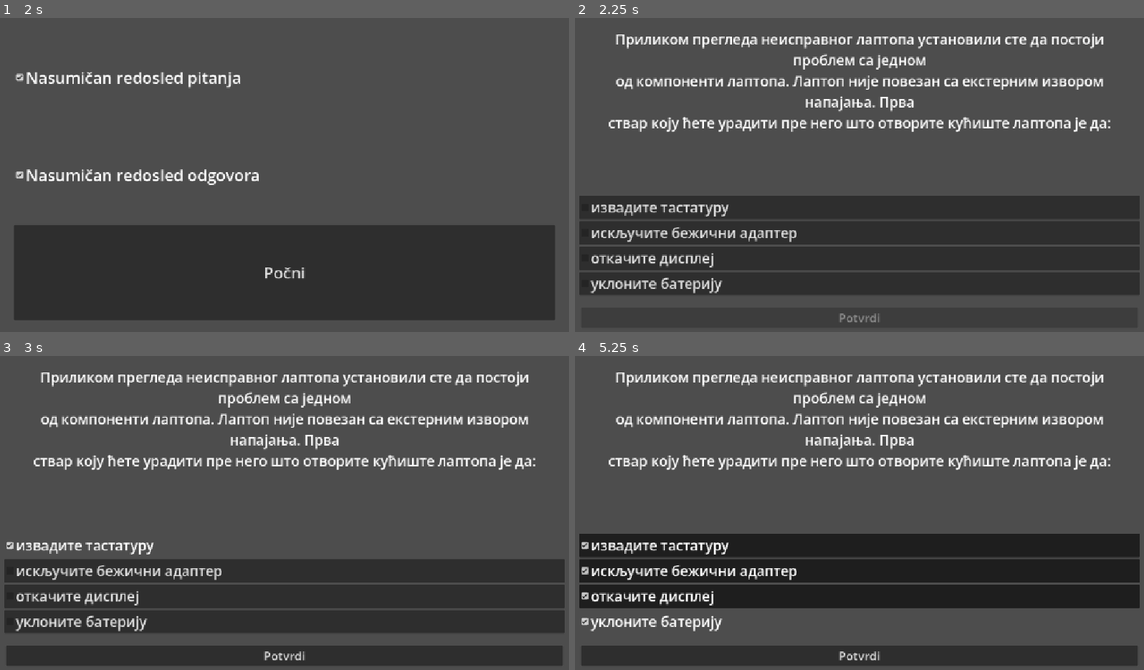
Above: before the commit, frames 1-4 (two rows, left to right).
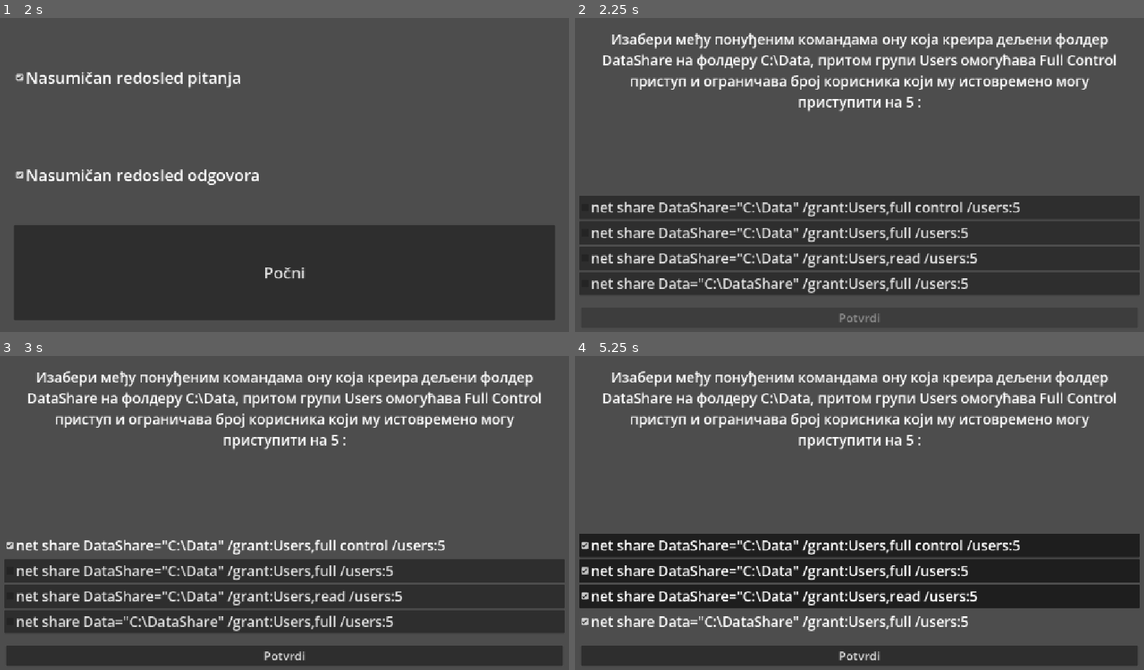
Above: after the commit, the same moments.

Repository: relja-stojanovic/matura
Game: Godot game, scene res://main_menu/main_menu.tscn
Two runs of this game, one before a commit and one after it. Both use one fixed random seed, a clock stepped at 60 frames per second and the inputs below.
Inputs:
- Up to frame 1 (2 s): click "Nasumičan redosled pitanja" at 0.5 s; click "Nasumičan redosled odgovora" at 1.25 s
- Up to frame 2 (2.25 s): click "Počni" at 2 s
- Up to frame 3 (3 s): click "извадите тастатуру" (after the commit: "net share DataShare='C:\Data'…") at 2.75 s
- Up to frame 4 (5.25 s): click "искључите бежични адаптер" (after the commit: "net share DataShare='C:\Data'…") at 3.5 s; click "откачите дисплеј" (after the commit: "net share DataShare='C:\Data'…") at 4.25 s; click "уклоните батерију" (after the commit: "net share Data='C:\DataShare'…") at 5 s

Frame 1 is identical in both runs. In frame 2, 12% of the frame differs, in the area x 2-96%, y 4-88%; in frame 3, 12%; in frame 4, 12%.

Commit message:
Update Global.gd

Diff:
--- a/Global.gd
+++ b/Global.gd
@@ -111,9 +111,9 @@
 	preload("res://questions/os_71.tres"),
 	preload("res://questions/os_72.tres"),
 	preload("res://questions/os_73.tres"),
-	preload("res://questions/os_74.tres"),
-	preload("res://questions/os_75.tres"),
-	preload("res://questions/os_76.tres"),
+	#preload("res://questions/os_74.tres"),
+	#preload("res://questions/os_75.tres"),
+	#preload("res://questions/os_76.tres"),
 	preload("res://questions/os_77.tres"),
 	preload("res://questions/ors_1.tres"),
 	preload("res://questions/ors_2.tres"),
